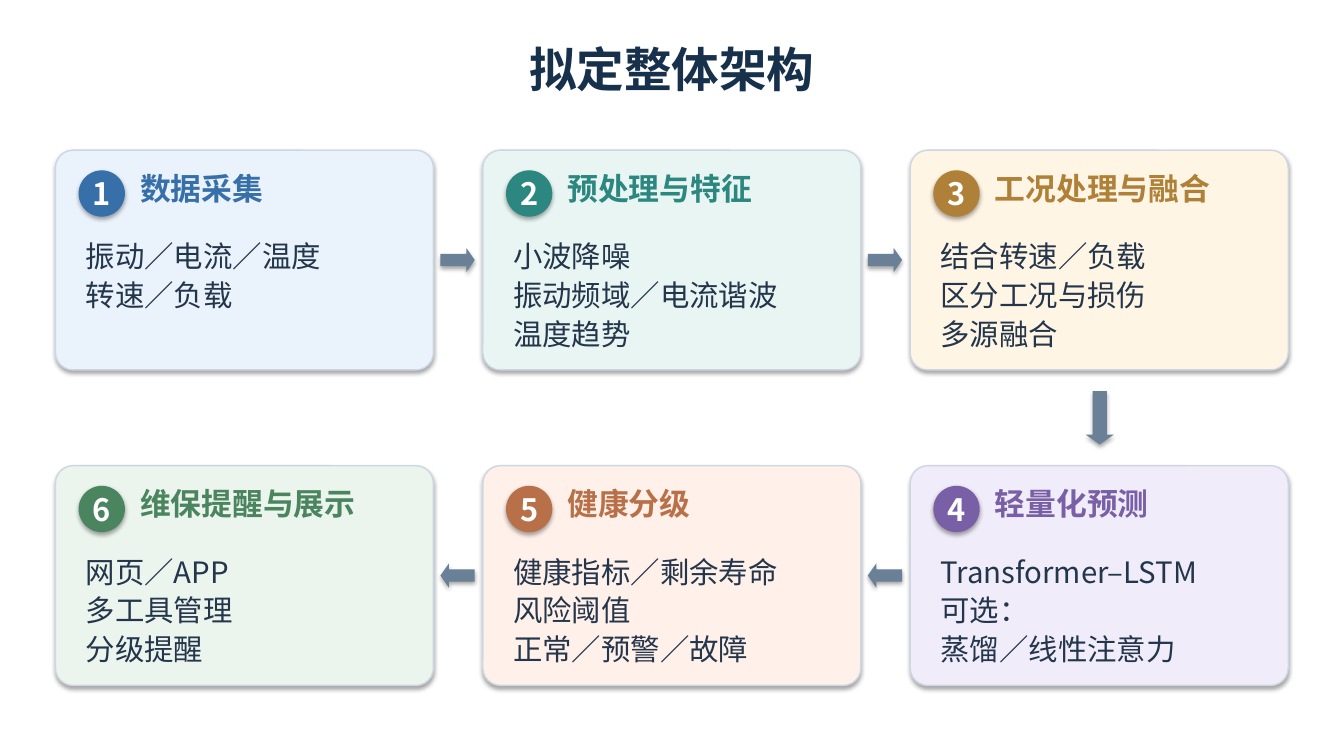
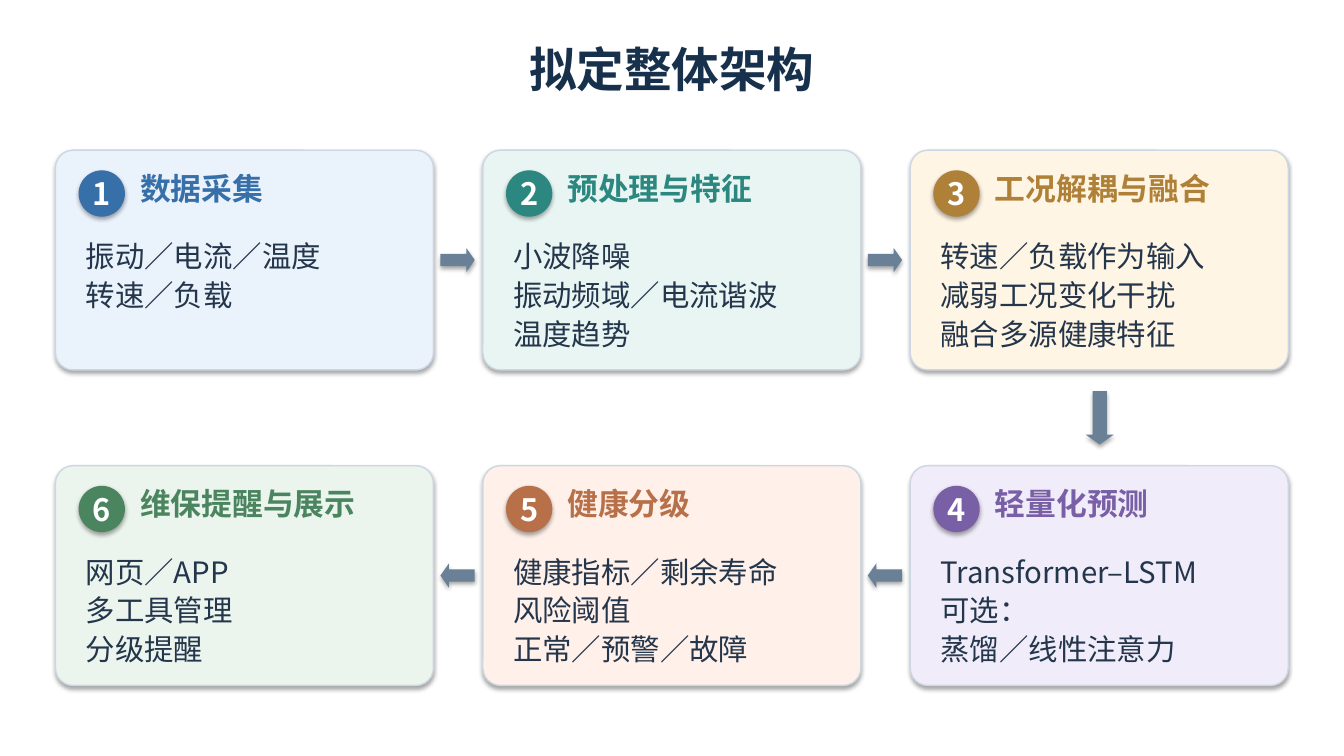
Before and after one commit to yyang199-ai/AI-Powered-Predictive-Maintenance-System-for-Power-Tools-Operation-and-Maintenance, a slide deck: slide 1 of docs/汇报/整体架构流程图/电动工具预测性维护_整体架构流程图_可编辑.pptx. Drawn at 1344x756 pixels with LibreOffice and Linux fonts; fonts in the diff are those of the drawing. Boxes give left, top, right and bottom in pixels: in the first picture for what was removed or moved away, otherwise in the second. Text is boxed around its words. In the diff, an @@ line names an element or a change of style, - is before the commit and + after.

```diff
--- a/docs/汇报/整体架构流程图/电动工具预测性维护_整体架构流程图_可编辑.pptx
+++ b/docs/汇报/整体架构流程图/电动工具预测性维护_整体架构流程图_可编辑.pptx
@@ text at bbox=[995, 174, 1210, 203]: text changed @@
-工况处理与融合
+工况解耦与融合
@@ text at bbox=[940, 242, 1205, 348]: text changed @@
-结合转速／负载
-区分工况与损伤
-多源融合
+转速／负载作为输入
+减弱工况变化干扰
+融合多源健康特征
```
Also in this commit, not shown: 3 other files.
